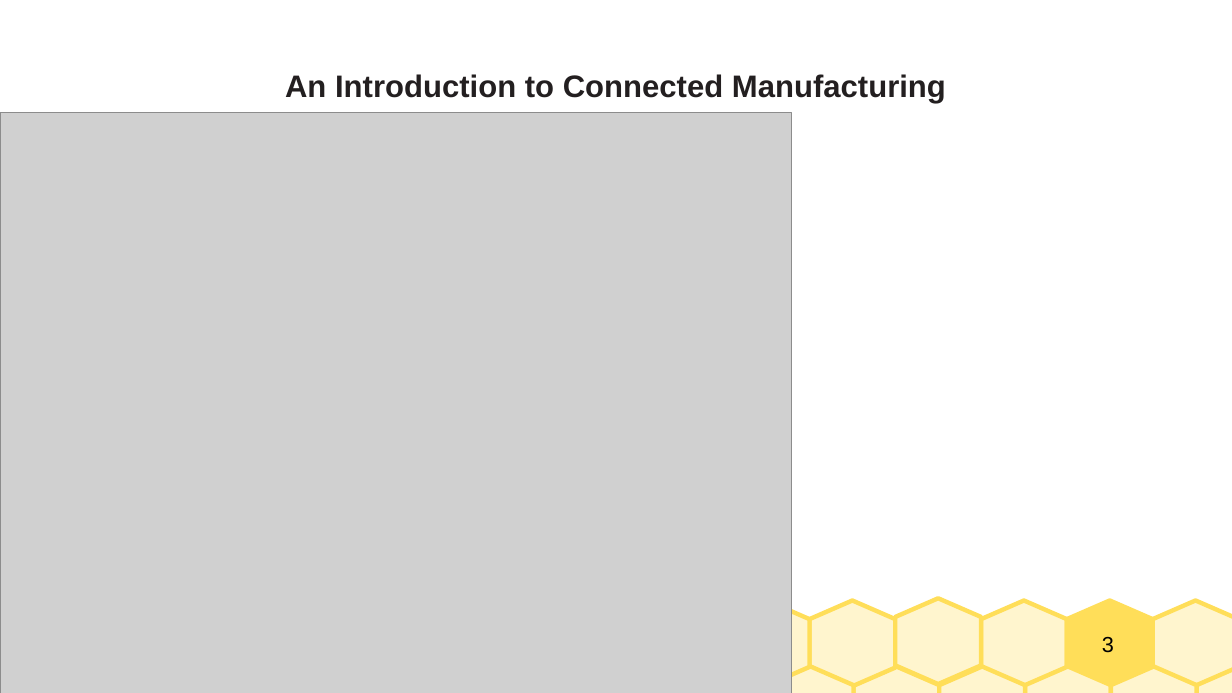
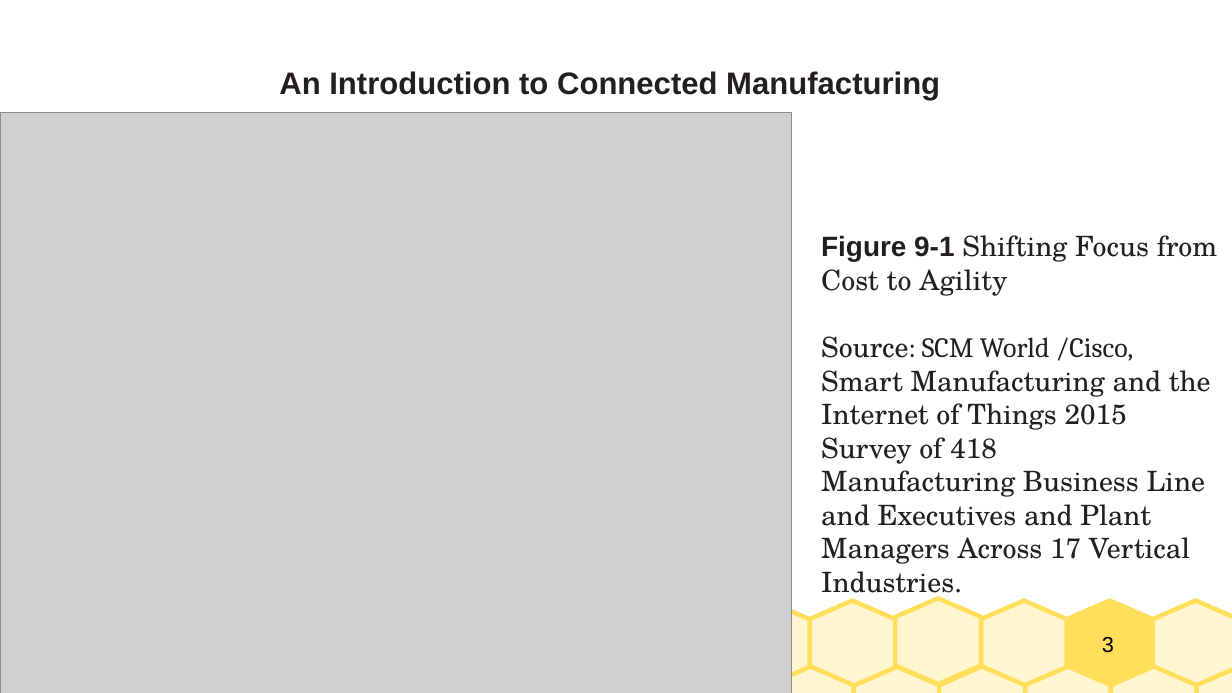
Before and after one commit to Dihfahsih1/Masters-Software-Engineering, a slide deck: slide 3 of yr-sem1/IoT/Chapter-9-slides.odp. Drawn at 1232x693 pixels with LibreOffice and Linux fonts; fonts in the diff are those of the drawing; grey boxes stand for pictures. Boxes give left, top, right and bottom in pixels: in the first picture for what was removed or moved away, otherwise in the second. Text is boxed around its words. In the diff, an @@ line names an element or a change of style, - is before the commit and + after.

```diff
--- a/yr-sem1/IoT/Chapter-9-slides.odp
+++ b/yr-sem1/IoT/Chapter-9-slides.odp
@@ title "An Introduction to Connected Manufacturing": place and size @@
-title "An Introduction to Connected Manufacturing" at [285,74,946,104]
+title "An Introduction to Connected Manufacturing" at [279,71,940,100]
@@ text added at [821,235,1217,600], 18 pt, text #231F20 @@
+Figure 9-1 Shifting Focus from Cost to Agility
+Source: SCM World /Cisco, Smart Manufacturing and the Internet of Things 2015 Survey of 418
+Manufacturing Business Line and Executives and Plant Managers Across 17 Vertical Industries.
```
Also in this commit, not shown: 19 slides added, 6 other files.
